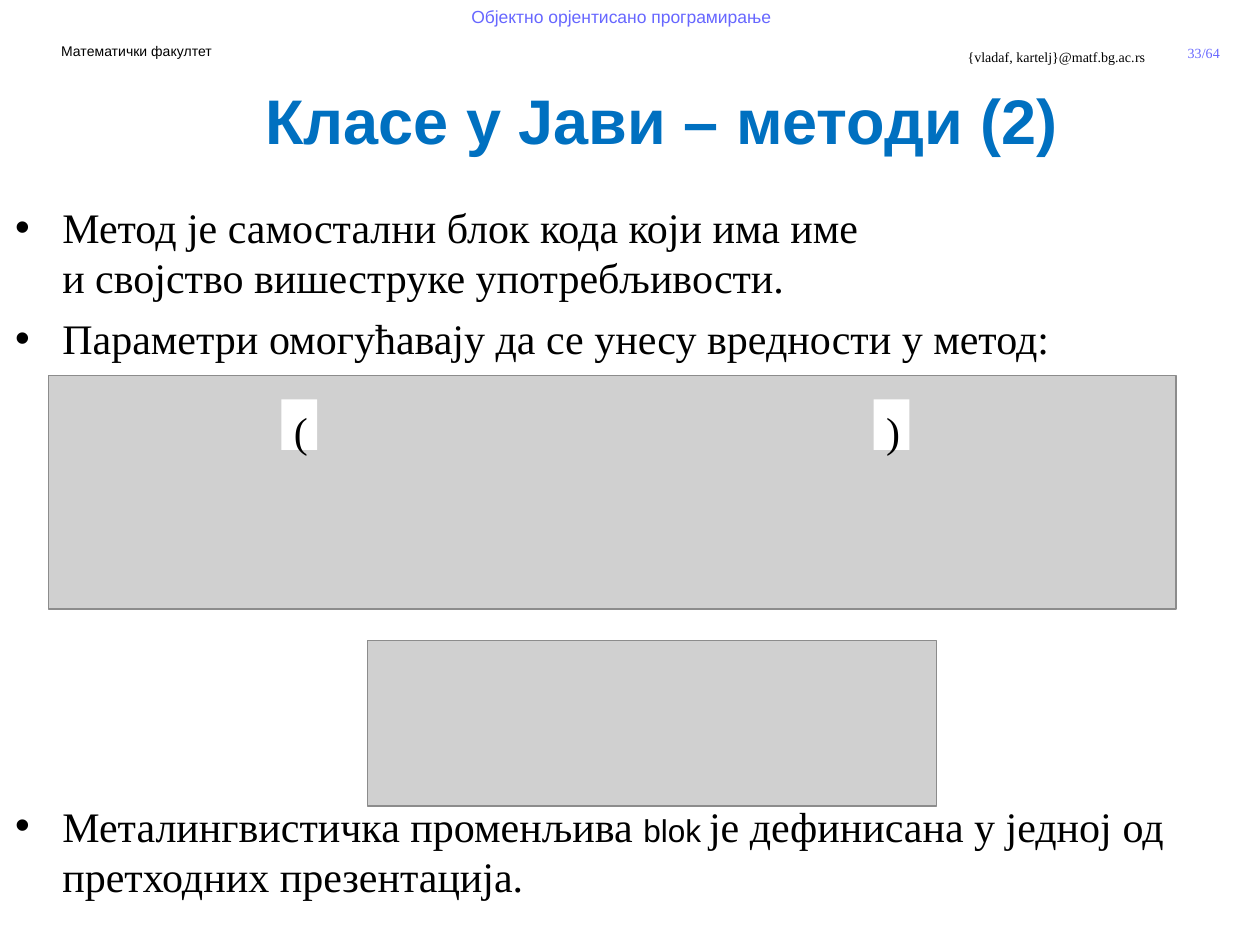
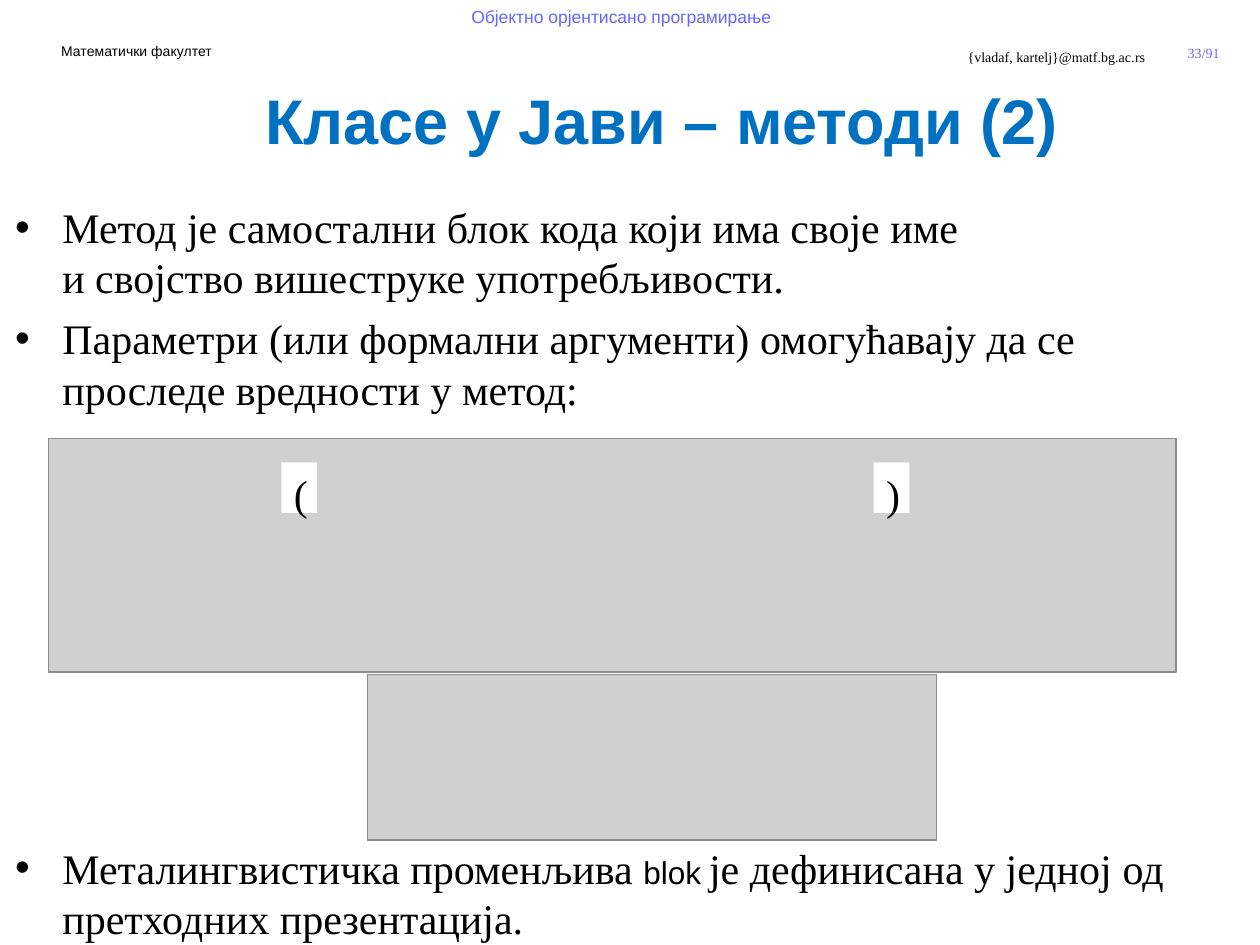
Before and after one commit to MatfOOP/OOP, a slide deck: slide 33 of predavanja/prezentacije/OOP09-Klase u Javi.pptx. Drawn at 1260x945 pixels with LibreOffice and Linux fonts; fonts in the diff are those of the drawing; grey boxes stand for pictures; background and template pictures are left out. Boxes give left, top, right and bottom in pixels: in the first picture for what was removed or moved away, otherwise in the second. Text is boxed around its words. In the diff, an @@ line names an element or a change of style, - is before the commit and + after.

```diff
--- a/predavanja/prezentacije/OOP09-Klase u Javi.pptx
+++ b/predavanja/prezentacije/OOP09-Klase u Javi.pptx
@@ page number at (1188, 49, 1220, 58): text changed @@
-33/64
+33/91
@@ text at (62, 213, 1075, 414): text changed @@
-• Метод је самостални блок кода који има име
-  и својство вишеструке употребљивости.
-• Параметри омогућавају да се унесу вредности у метод:
+• Метод је самостални блок кода који има своје име
+  и својство вишеструке употребљивости.
+• Параметри (или формални аргументи) омогућавају да се проследе вредности у метод:
@@ 2 rectangles, 1 picture: place and size @@
-2 rectangles, 1 picture at (49, 375, 1177, 609)
+2 rectangles, 1 picture at (49, 438, 1177, 672)
@@ picture: place and size @@
-picture at (368, 640, 936, 805)
+picture at (368, 674, 936, 839)
```
Also in this commit, not shown: 25 other slides changed, 27 slides added, 4 other files.
